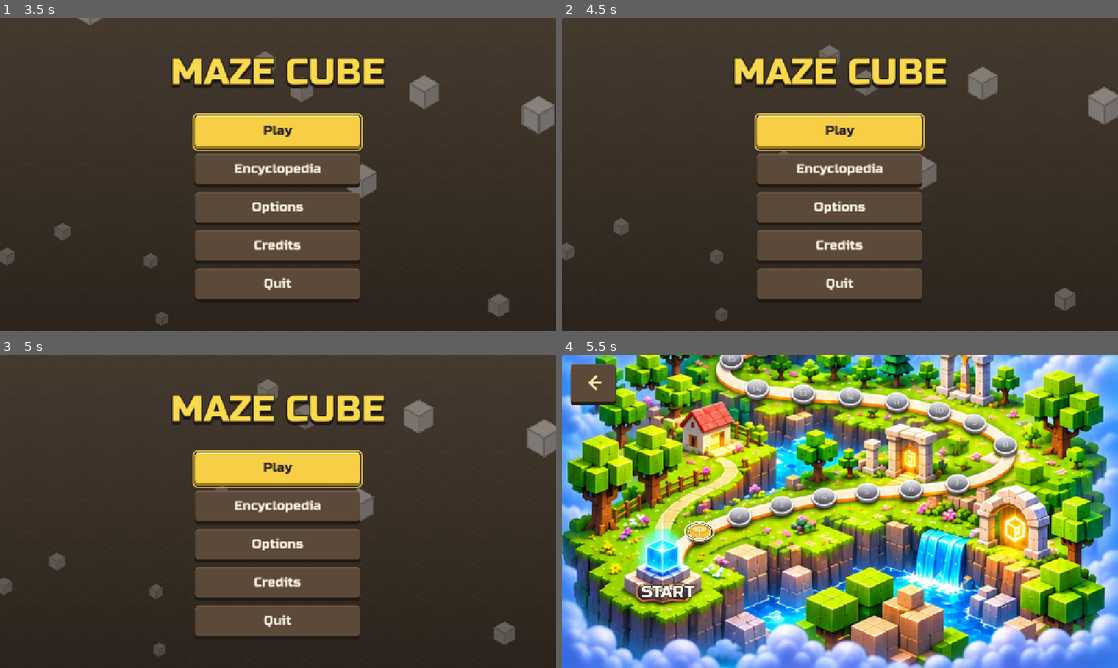
Above: before the commit, frames 1-4 (two rows, left to right).
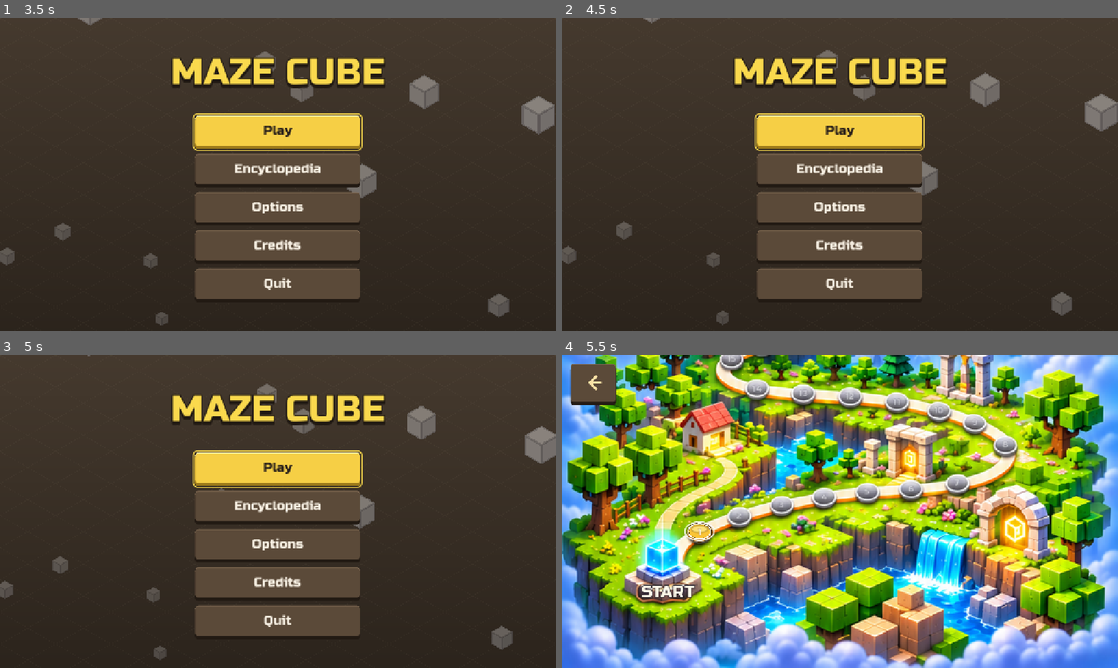
Above: after the commit, the same moments.

Repository: tonyjdev/mazecube
Game: Godot game, scene res://scenes/menu.tscn
The game is run twice, just before and just after one commit, with the same random seed, the same clock (stepped at 60 frames per second) and the same inputs. Sound files missing from this copy of the repository are replaced by a short silence.
Inputs (mouse positions are in pixels of both pictures, inside the frame that each line leads up to):
- Up to frame 1 (3.5 s): click "Options" at 0.5 s; click "Back" at 1.25 s; click "Credits" at 2 s; click "Back" at 2.75 s
- Up to frame 2 (4.5 s): click "Play" at 3.5 s; click (595, 46) at 4.25 s
- Up to frame 3 (5 s): no input
- Up to frame 4 (5.5 s): click "Play" at 5 s

Frame 1 is identical in both runs. In frame 2, 1.4% of the frame differs, in the area x 0-100%, y 0-99%; in frame 3, 1.3%; in frame 4, less than 0.1%.

Commit message:
Mapa de niveles fluido: se dibuja una vez y al desplazarse solo se mueve; sin fondo animado detrás

Diff:
--- a/scripts/level_map.gd
+++ b/scripts/level_map.gd
@@ -91,6 +91,15 @@
 var _circles: Array[Dictionary] = []
 var _zones: Array[Rect2] = []
 var _start_label := Rect2()
+## Capas del dibujo (ver _create_layers).
+var _content: Node2D
+var _active_node: Node2D
+var _ring_node: Node2D
+var _badge_nodes: Array[Node2D] = []
+var _star_nodes: Array[Node2D] = []
+## Nivel activo y tamaño de letra de los carteles (calculados en _rebuild).
+var _active := 0
+var _zone_font_size := 0
 
 
 func _ready() -> void:
@@ -98,7 +107,15 @@
 	focus_mode = Control.FOCUS_ALL
 	mouse_filter = Control.MOUSE_FILTER_STOP
 	resized.connect(_on_resized)
+	focus_entered.connect(_update_ring)
+	focus_exited.connect(_update_ring)
 	_load_layout()
+	_create_layers()
+
+
+func _notification(what: int) -> void:
+	if what == NOTIFICATION_TRANSLATION_CHANGED:
+		_rebuild()
 
 
 ## Rehace el mapa (progreso o idioma cambiados) y centra el nivel activo.
@@ -108,13 +125,14 @@
 	# Se centra en el siguiente fotograma, cuando el mapa ya tiene su tamaño.
 	_center_pending = true
 	_follow_selected = true
-	queue_redraw()
+	_rebuild()
 
 
 func _on_resized() -> void:
 	if _follow_selected and size.y > 0.0:
 		_center_on(_selected)
 	_clamp_scroll()
+	_rebuild()
 
 
 func _load_layout() -> void:
@@ -151,7 +169,8 @@
 		_scroll += _velocity * delta
 		_velocity *= maxf(0.0, 1.0 - FRICTION * delta)
 		_clamp_scroll()
-	queue_redraw()
+	if _active_node and _active_node.visible:
+		_active_node.scale = Vector2.ONE * (1.0 + PULSE_AMOUNT * sin(_time * PULSE_SPEED))
 
 
 func _gui_input(event: InputEvent) -> void:
@@ -207,91 +226,165 @@
 
 
 # --- Dibujo -------------------------------------------------------------------
-
-func _draw() -> void:
+#
+# Para que el desplazamiento sea fluido no se redibuja nada al mover el mapa:
+# todo cuelga de _content, que se dibuja una sola vez (en _rebuild) en
+# coordenadas de la imagen ya escalada, y al desplazarse solo cambia su
+# posición. Cada círculo es su propio CanvasItem (insignia y estrellas), así
+# que el motor descarta los que quedan fuera de la pantalla. El círculo activo
+# late cambiando la escala de su nodo, sin redibujarlo.
+
+func _create_layers() -> void:
+	_content = Node2D.new()
+	_content.name = "Content"
+	add_child(_content)
+	_content.draw.connect(_draw_content)
+	var badges := Node2D.new()
+	badges.name = "Badges"
+	_content.add_child(badges)
+	_active_node = Node2D.new()
+	_active_node.name = "Active"
+	_content.add_child(_active_node)
+	_active_node.draw.connect(_draw_active)
+	var stars := Node2D.new()
+	stars.name = "Stars"
+	_content.add_child(stars)
+	_ring_node = Node2D.new()
+	_ring_node.name = "Ring"
+	_content.add_child(_ring_node)
+	_ring_node.draw.connect(_draw_ring)
+	for i in _circles.size():
+		var badge := Node2D.new()
+		badges.add_child(badge)
+		badge.draw.connect(_draw_badge.bind(badge, i))
+		_badge_nodes.append(badge)
+		var star := Node2D.new()
+		stars.add_child(star)
+		star.draw.connect(_draw_stars.bind(star, i))
+		_star_nodes.append(star)
+
+
+## Vuelve a dibujar todo el mapa (tamaño, progreso o idioma cambiados).
+func _rebuild() -> void:
+	if _content == null or size.x <= 0.0 or size.y <= 0.0:
+		return
 	var scale := _scale()
-	var origin := _image_origin()
-	draw_texture_rect(MAP_TEXTURE, Rect2(origin, _image_size * scale), false)
 	var font := get_theme_default_font()
 	# Todos los carteles con el mismo tamaño de letra: el que cabe en todos.
-	var zone_font_size := 0
+	_zone_font_size = 0
 	for i in _zones.size():
-		var fit := _fit_font_size(_zone_text_area(_to_screen_rect(_zones[i])), _zone_words(i), font)
-		zone_font_size = fit if zone_font_size == 0 else mini(zone_font_size, fit)
+		var fit := _fit_font_size(_zone_text_area(_scaled_rect(_zones[i])), _zone_words(i), font)
+		_zone_font_size = fit if _zone_font_size == 0 else mini(_zone_font_size, fit)
+	_active = _next_level()
+	for i in _circles.size():
+		var center: Vector2 = _circles[i]["pos"] * scale
+		_badge_nodes[i].position = center
+		_badge_nodes[i].queue_redraw()
+		_star_nodes[i].position = center
+		_star_nodes[i].visible = i < Levels.count() and GameState.is_completed(i)
+		_star_nodes[i].queue_redraw()
+	_active_node.visible = _has_active()
+	if _active < _circles.size():
+		_active_node.position = _circles[_active]["pos"] * scale
+	_active_node.queue_redraw()
+	_update_ring()
+	_content.queue_redraw()
+	_update_content_position()
+
+
+func _has_active() -> bool:
+	return _active < Levels.count() and _active < _circles.size() and GameState.is_unlocked(_active)
+
+
+func _update_content_position() -> void:
+	if _content:
+		var origin := _image_origin()
+		if _content.position != origin:
+			_content.position = origin
+
+
+func _update_ring() -> void:
+	if _ring_node == null:
+		return
+	_ring_node.visible = has_focus() and _selected < _circles.size()
+	if _ring_node.visible:
+		_ring_node.position = _circles[_selected]["pos"] * _scale()
+		_ring_node.queue_redraw()
+
+
+## La imagen y los rótulos de las zonas y de «INICIO».
+func _draw_content() -> void:
+	var scale := _scale()
+	_content.draw_texture_rect(MAP_TEXTURE, Rect2(Vector2.ZERO, _image_size * scale), false)
+	var font := get_theme_default_font()
 	for i in _zones.size():
-		var rect := _to_screen_rect(_zones[i])
-		if rect.end.y < 0.0 or rect.position.y > size.y:
-			continue
-		_draw_fitted_text(_zone_text_area(rect), _zone_words(i), font, TEXT_COLOR,
-			HORIZONTAL_ALIGNMENT_LEFT, zone_font_size)
-	_draw_fitted_text(_to_screen_rect(_start_label), [tr("MAP_START")], font, TEXT_COLOR)
-	var active := _next_level()
-	var visible_circles: Array[int] = []
-	for i in _circles.size():
-		var center := _circle_center(i)
-		if center.y < -60.0 or center.y > size.y + 60.0:
-			continue
-		visible_circles.append(i)
-		_draw_circle_state(i, center, i == active, font)
-	# Las estrellas, encima de todos los círculos.
-	for i in visible_circles:
-		if i < Levels.count() and GameState.is_completed(i):
-			_draw_level_stars(i, _circle_center(i))
-
-
-func _draw_circle_state(i: int, center: Vector2, is_active: bool, font: Font) -> void:
+		_draw_fitted_text(_content, _zone_text_area(_scaled_rect(_zones[i])), _zone_words(i), font,
+			TEXT_COLOR, HORIZONTAL_ALIGNMENT_LEFT, _zone_font_size)
+	_draw_fitted_text(_content, _scaled_rect(_start_label), [tr("MAP_START")], font, TEXT_COLOR)
+
+
+## Círculo `i` (completado, bloqueado o que aún no existe); el activo lo
+## dibuja _active_node.
+func _draw_badge(canvas: Node2D, i: int) -> void:
+	if i == _active and _has_active():
+		return
+	var completed := i < Levels.count() and GameState.is_completed(i)
+	if completed:
+		_draw_circle_face(canvas, i, DONE_TEXTURE, DONE_OUTLINE, TEXT_COLOR)
+	else:
+		_draw_circle_face(canvas, i, null, LOCKED_OUTLINE, LOCKED_TEXT)
+
+
+func _draw_active() -> void:
+	if _has_active():
+		_draw_circle_face(_active_node, _active, ACTIVE_TEXTURE, ACTIVE_OUTLINE, TEXT_COLOR)
+
+
+## Dibuja el círculo `i` centrado en el origen de `canvas`: el sprite
+## coloreado (si hay) y el número.
+func _draw_circle_face(canvas: CanvasItem, i: int, texture: Texture2D, outline: Color,
+		text_color: Color) -> void:
 	var circle_size: Vector2 = _circles[i]["size"] * _scale()
-	var exists := i < Levels.count()
-	var completed := exists and GameState.is_completed(i)
-	var texture: Texture2D = null
-	var outline := LOCKED_OUTLINE
-	var text_color := LOCKED_TEXT
-	var grow := 1.0
-	if completed:
-		texture = DONE_TEXTURE
-		outline = DONE_OUTLINE
-		text_color = TEXT_COLOR
-	if is_active and exists and GameState.is_unlocked(i):
-		texture = ACTIVE_TEXTURE
-		outline = ACTIVE_OUTLINE
-		text_color = TEXT_COLOR
-		grow = 1.0 + PULSE_AMOUNT * sin(_time * PULSE_SPEED)
 	if texture:
-		var k := circle_size.x / SPRITE_INNER_W * grow
+		var k := circle_size.x / SPRITE_INNER_W
 		var tex_size := Vector2(texture.get_width(), texture.get_height()) * k
-		var top_left := center - Vector2(tex_size.x * 0.5, SPRITE_FACE_Y * k)
-		draw_texture_rect(texture, Rect2(top_left, tex_size), false)
-	if i == _selected and has_focus():
-		_draw_ellipse_ring(center, circle_size * 0.5 + Vector2(10, 8), SELECTED_RING, 3.0)
+		var top_left := -Vector2(tex_size.x * 0.5, SPRITE_FACE_Y * k)
+		canvas.draw_texture_rect(texture, Rect2(top_left, tex_size), false)
+	var font := get_theme_default_font()
 	var number := str(i + 1)
-	var font_size := maxi(8, int(circle_size.y * NUMBER_SCALE * grow))
+	var font_size := maxi(8, int(circle_size.y * NUMBER_SCALE))
 	var text_size := font.get_string_size(number, HORIZONTAL_ALIGNMENT_LEFT, -1, font_size)
-	var baseline := center + Vector2(-text_size.x * 0.5,
+	var baseline := Vector2(-text_size.x * 0.5,
 		font.get_ascent(font_size) * 0.5 - font.get_descent(font_size) * 0.3)
-	draw_string_outline(font, baseline, number, HORIZONTAL_ALIGNMENT_LEFT, -1, font_size,
+	canvas.draw_string_outline(font, baseline, number, HORIZONTAL_ALIGNMENT_LEFT, -1, font_size,
 		maxi(2, font_size / 6), outline)
-	draw_string(font, baseline, number, HORIZONTAL_ALIGNMENT_LEFT, -1, font_size, text_color)
+	canvas.draw_string(font, baseline, number, HORIZONTAL_ALIGNMENT_LEFT, -1, font_size, text_color)
 
 
 ## Las tres estrellas de la mejor partida, en arco bajo el círculo.
-func _draw_level_stars(i: int, center: Vector2) -> void:
+func _draw_stars(canvas: Node2D, i: int) -> void:
+	if i >= Levels.count() or not GameState.is_completed(i):
+		return
 	var circle_size: Vector2 = _circles[i]["size"] * _scale()
 	var stars := GameState.best_stars(i)
 	var radius := circle_size.x * STAR_RADIUS
 	var spacing := circle_size.x * STAR_SPACING
-	var base := center + Vector2(0, circle_size.y * 0.5 + radius * 0.9)
+	var base := Vector2(0, circle_size.y * 0.5 + radius * 0.9)
 	for k in 3:
 		var offset := k - 1
 		var pos := base + Vector2(offset * spacing, absf(offset) * circle_size.x * STAR_ARC)
-		StarIcon.draw_star(self, pos, radius, stars.size() == 3 and stars[k])
-
-
-func _draw_ellipse_ring(center: Vector2, radii: Vector2, color: Color, width: float) -> void:
+		StarIcon.draw_star(canvas, pos, radius, stars.size() == 3 and stars[k])
+
+
+func _draw_ring() -> void:
+	if _selected >= _circles.size():
+		return
+	var radii: Vector2 = _circles[_selected]["size"] * _scale() * 0.5 + Vector2(10, 8)
 	var points := PackedVector2Array()
 	for s in 41:
 		var a := TAU * s / 40.0
-		points.append(center + Vector2(cos(a) * radii.x, sin(a) * radii.y))
-	draw_polyline(points, color, width, true)
+		points.append(Vector2(cos(a) * radii.x, sin(a) * radii.y))
+	_ring_node.draw_polyline(points, SELECTED_RING, 3.0, true)
 
 
 ## Texto del cartel de la zona `i`: el número romano seguido del nombre
@@ -325,10 +418,10 @@
 	return font_size
 
 
-## Escribe `words` en `rect`, repartidas en líneas y centradas en vertical.
+## Escribe `words` en `rect` (en `canvas`), repartidas en líneas y centradas en vertical.
 ## `align` es la alineación horizontal de cada línea (izquierda o centro) y
 ## `font_size` el tamaño de letra (0 = el más grande que quepa).
-func _draw_fitted_text(rect: Rect2, words: Array[String], font: Font, color: Color,
+func _draw_fitted_text(canvas: CanvasItem, rect: Rect2, words: Array[String], font: Font, color: Color,
 		align := HORIZONTAL_ALIGNMENT_CENTER, font_size := 0) -> void:
 	if rect.size.x <= 0.0 or rect.size.y <= 0.0:
 		return
@@ -344,8 +437,8 @@
 		if align == HORIZONTAL_ALIGNMENT_CENTER:
 			x += (rect.size.x - w) * 0.5
 		var pos := Vector2(x, y)
-		draw_string_outline(font, pos, line, HORIZONTAL_ALIGNMENT_LEFT, -1, font_size, outline_size, LABEL_OUTLINE)
-		draw_string(font, pos, line, HORIZONTAL_ALIGNMENT_LEFT, -1, font_size, color)
+		canvas.draw_string_outline(font, pos, line, HORIZONTAL_ALIGNMENT_LEFT, -1, font_size, outline_size, LABEL_OUTLINE)
+		canvas.draw_string(font, pos, line, HORIZONTAL_ALIGNMENT_LEFT, -1, font_size, color)
 		y += line_h
 
 
@@ -393,6 +486,11 @@
 	return Rect2(_to_screen(rect.position), rect.size * _scale())
 
 
+## `rect` de la imagen, escalado (en coordenadas de _content).
+func _scaled_rect(rect: Rect2) -> Rect2:
+	return Rect2(rect.position * _scale(), rect.size * _scale())
+
+
 func _circle_center(i: int) -> Vector2:
 	return _to_screen(_circles[i]["pos"])
 
@@ -416,6 +514,7 @@
 func _select(index: int) -> void:
 	_selected = clampi(index, 0, _selectable_count() - 1)
 	_center_on(_selected, false)
+	_update_ring()
 
 
 func _selectable_count() -> int:
@@ -459,6 +558,7 @@
 	if clamped != _scroll:
 		_velocity = 0.0
 	_scroll = clamped
+	_update_content_position()
 
 
 func _now() -> float:
--- a/scripts/menu.gd
+++ b/scripts/menu.gd
@@ -113,6 +113,9 @@
 	_current = screen
 	for name in _screens:
 		_screens[name].visible = name == screen
+	# El mapa de niveles tapa toda la pantalla: el fondo animado no se ve y
+	# solo gastaría tiempo de dibujo.
+	$Background.visible = screen != "levels"
 	match screen:
 		"levels":
 			_build_level_grid()
